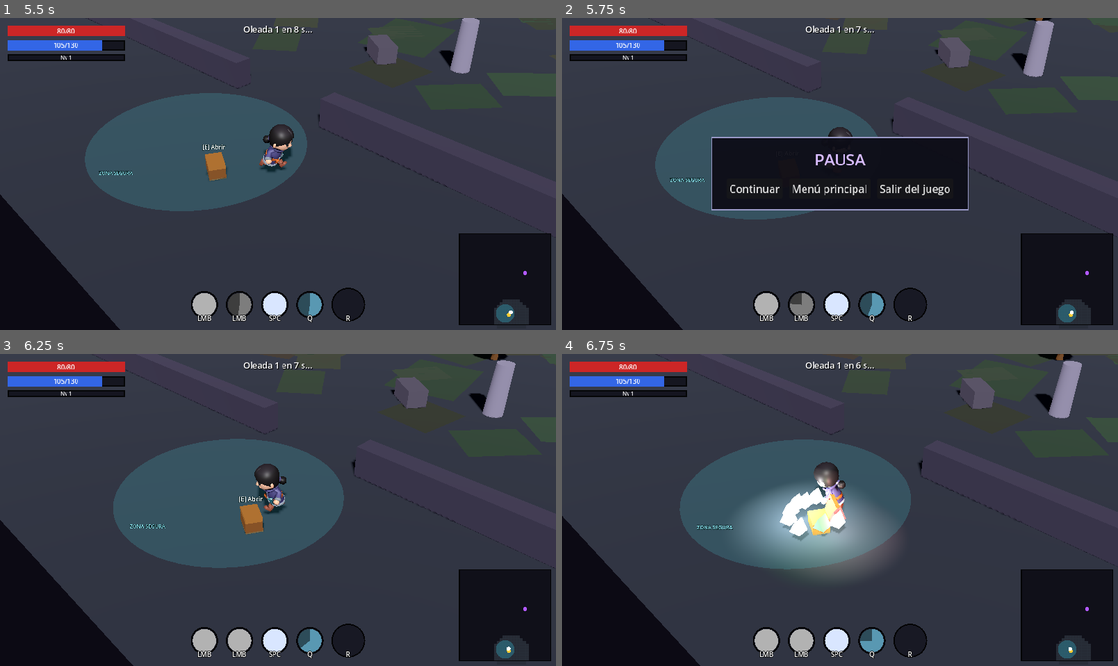
Above: before the commit, frames 1-4 (two rows, left to right).
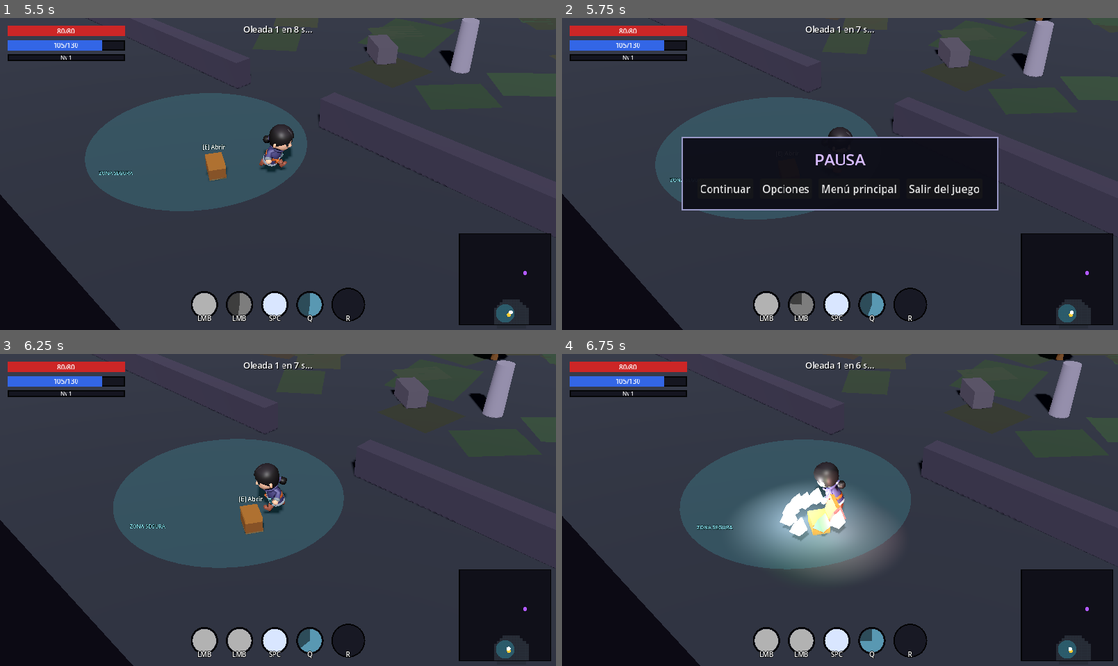
Above: after the commit, the same moments.

Repository: meatxsucks/godot-game
Game: Godot game, scene res://scenes/ui/MainMenu.tscn
The game is run twice, just before and just after one commit, with the same random seed, the same clock (stepped at 60 frames per second) and the same inputs.
Inputs (mouse positions are in pixels of both pictures, inside the frame that each line leads up to):
- Up to frame 1 (5.5 s): click "Comenzar" at 0.5 s; move the mouse to (400, 158) at 1.27 s; hold D (move_right) 1.28-2 s; tap Space (ability_dash) at 1.35 s; click "Elegir" at 2 s; move the mouse to (166, 189) at 2.77 s; hold S (move_down) 2.78-3.53 s; tap Q (ability_nova) at 2.85 s; move the mouse to (333, 105) at 3.52 s; hold D (move_right) 3.53-4.28 s; tap R (ability_super) at 3.6 s; move the mouse to (250, 236) at 4.27 s; hold W (move_up) 4.28-5.03 s; click (250, 236) at 4.35 s; move the mouse to (444, 220) at 5.02 s; hold A (move_left) from 5.03 s (still down); right-click (444, 220) at 5.1 s
- Up to frame 2 (5.75 s): keep holding A (move_left); tap Escape (ui_cancel) at 5.65 s
- Up to frame 3 (6.25 s): release A (move_left) at 5.75 s; click "Continuar" at 5.75 s
- Up to frame 4 (6.75 s): move the mouse to (673, 463) at 6.52 s; hold A (move_left) from 6.53 s (still down); tap E (interact) at 6.6 s

Frame 1 is identical in both runs. In frame 2, 3.3% of the frame differs, in the area x 21-79%, y 38-62%; in frame 3, 0.1%; in frame 4, nothing differs.

Commit message:
Sistema de guardado + menú de Opciones (E0.2, E0.3)
SaveService (autoload nuevo): serializa a JSON en user://save.json la
clase, nivel, XP, base_stats completo (los bonos de level-up se
acumulan ahí y no son función pura del nivel), vida/maná, skills,
equipo e inventario. gold/world quedan como placeholders hasta E5/E4.
LootItem.to_save_dict()/from_save_dict() serializan ítems por
referencia a id, resueltos contra LootDB al cargar. player_controller
gana save_game()/load_game() como wrapper fino que refresca la UI.

SaveService también persiste settings de app aparte (user://settings.json):
volumen (bus Master), resolución de ventana y pantalla completa, aplicados
solos al boot. Nuevo botón "Opciones" en el menú de pausa (HUD.tscn) con
slider/dropdown/checkbox que aplican en vivo y persisten al cambiar.

Nuevo smoke tests/SaveSmoke.tscn (round-trip completo). Validación: sin
errores de parseo, runtime de Arena OK, los 4 smokes en verde.

Diff:
--- a/project.godot
+++ b/project.godot
@@ -23,6 +23,7 @@
 LootDB="*res://scripts/loot/loot_database.gd"
 Loot="*res://scripts/loot/loot_generator.gd"
 SceneManager="*res://scripts/core/scene_manager.gd"
+SaveService="*res://scripts/core/save_service.gd"
 
 [display]
 
--- a/scenes/ui/HUD.tscn
+++ b/scenes/ui/HUD.tscn
@@ -275,6 +275,11 @@
 layout_mode = 2
 text = "Continuar"
 
+[node name="BtnPauseOptions" type="Button" parent="Root/Pause/Panel/VBox/Buttons"]
+unique_name_in_owner = true
+layout_mode = 2
+text = "Opciones"
+
 [node name="BtnPauseMenu" type="Button" parent="Root/Pause/Panel/VBox/Buttons"]
 unique_name_in_owner = true
 layout_mode = 2
@@ -284,6 +289,89 @@
 unique_name_in_owner = true
 layout_mode = 2
 text = "Salir del juego"
+
+[node name="Options" type="CenterContainer" parent="Root"]
+unique_name_in_owner = true
+visible = false
+layout_mode = 1
+anchors_preset = 15
+anchor_right = 1.0
+anchor_bottom = 1.0
+
+[node name="Panel" type="PanelContainer" parent="Root/Options"]
+layout_mode = 2
+theme_override_styles/panel = SubResource("StyleBoxFlat_pause")
+
+[node name="VBox" type="VBoxContainer" parent="Root/Options/Panel"]
+layout_mode = 2
+theme_override_constants/separation = 12
+
+[node name="Title" type="Label" parent="Root/Options/Panel/VBox"]
+layout_mode = 2
+theme_override_colors/font_color = Color(0.85, 0.74, 1, 1)
+theme_override_font_sizes/font_size = 24
+text = "OPCIONES"
+horizontal_alignment = 1
+
+[node name="VolumeRow" type="HBoxContainer" parent="Root/Options/Panel/VBox"]
+layout_mode = 2
+theme_override_constants/separation = 10
+
+[node name="Label" type="Label" parent="Root/Options/Panel/VBox/VolumeRow"]
+layout_mode = 2
+custom_minimum_size = Vector2(110, 0)
+text = "Volumen"
+
+[node name="VolumeSlider" type="HSlider" parent="Root/Options/Panel/VBox/VolumeRow"]
+unique_name_in_owner = true
+custom_minimum_size = Vector2(160, 0)
+layout_mode = 2
+max_value = 1.0
+step = 0.05
+value = 1.0
+
+[node name="VolumeLabel" type="Label" parent="Root/Options/Panel/VBox/VolumeRow"]
+unique_name_in_owner = true
+custom_minimum_size = Vector2(40, 0)
+layout_mode = 2
+text = "100%"
+
+[node name="ResolutionRow" type="HBoxContainer" parent="Root/Options/Panel/VBox"]
+layout_mode = 2
+theme_override_constants/separation = 10
+
+[node name="Label" type="Label" parent="Root/Options/Panel/VBox/ResolutionRow"]
+layout_mode = 2
+custom_minimum_size = Vector2(110, 0)
+text = "Resolución"
+
+[node name="ResolutionOption" type="OptionButton" parent="Root/Options/Panel/VBox/ResolutionRow"]
+unique_name_in_owner = true
+custom_minimum_size = Vector2(160, 0)
+layout_mode = 2
+
+[node name="FullscreenRow" type="HBoxContainer" parent="Root/Options/Panel/VBox"]
+layout_mode = 2
+theme_override_constants/separation = 10
+
+[node name="Label" type="Label" parent="Root/Options/Panel/VBox/FullscreenRow"]
+layout_mode = 2
+custom_minimum_size = Vector2(110, 0)
+text = "Pantalla completa"
+
+[node name="FullscreenCheck" type="CheckButton" parent="Root/Options/Panel/VBox/FullscreenRow"]
+unique_name_in_owner = true
+layout_mode = 2
+
+[node name="Buttons" type="HBoxContainer" parent="Root/Options/Panel/VBox"]
+layout_mode = 2
+theme_override_constants/separation = 10
+alignment = 1
+
+[node name="BtnOptionsBack" type="Button" parent="Root/Options/Panel/VBox/Buttons"]
+unique_name_in_owner = true
+layout_mode = 2
+text = "Volver"
 
 [node name="GameOver" type="CenterContainer" parent="Root"]
 unique_name_in_owner = true
--- /dev/null
+++ b/scripts/core/save_service.gd
@@ -0,0 +1,190 @@
+## Sistema de guardado (autoload "SaveService"). Serializa el estado del
+## personaje a JSON en `user://`. `gold` y `world` quedan como placeholders
+## en el archivo hasta que existan esos sistemas (TODO E5, E4) — no se
+## pierden datos futuros, el formato ya tiene el campo reservado.
+extends Node
+
+const SAVE_PATH := "user://save.json"
+const SAVE_VERSION := 1
+
+## Settings de la app (volumen/resolución/pantalla completa): NO son parte
+## del personaje, viven en su propio archivo y se aplican al boot.
+const SETTINGS_PATH := "user://settings.json"
+const RESOLUTIONS: Array[Vector2i] = [
+	Vector2i(854, 480),
+	Vector2i(1280, 720),
+	Vector2i(1600, 900),
+	Vector2i(1920, 1080),
+]
+const DEFAULT_SETTINGS := {
+	"master_volume": 1.0, # lineal 0..1
+	"resolution": Vector2i(854, 480),
+	"fullscreen": false,
+}
+
+func _ready() -> void:
+	apply_settings(load_settings())
+
+func has_save() -> bool:
+	return FileAccess.file_exists(SAVE_PATH)
+
+func delete_save() -> void:
+	if has_save():
+		DirAccess.remove_absolute(SAVE_PATH)
+
+## Guarda clase, nivel, XP, skills, equipo e inventario del personaje activo.
+func save_game(stats: PlayerStats, inventory: Array[LootItem]) -> void:
+	var data := {
+		"version": SAVE_VERSION,
+		"class": String(Game.selected_class),
+		"level": stats.level,
+		"xp": stats.xp,
+		"health": stats.health,
+		"mana": stats.mana,
+		# `base_stats` no es función pura de `level`: acumula los bonos de cada
+		# level-up (`_apply_level_up` en player_stats.gd) más los overrides de
+		# clase. Se guarda tal cual para no duplicar esa fórmula acá.
+		"base_stats": _str_keys(stats.base_stats),
+		"skills": {
+			"levels": _str_keys(stats.skills.levels),
+			"xp": _str_keys(stats.skills.xp),
+		},
+		"equipment": _save_equipment(stats.equipment),
+		"inventory": inventory.map(func(item: LootItem) -> Dictionary: return item.to_save_dict()),
+		"gold": 0,   # TODO E5: economía aún no existe.
+		"world": {}, # TODO E4: progreso de mundo/zonas aún no existe.
+	}
+	var file := FileAccess.open(SAVE_PATH, FileAccess.WRITE)
+	if file == null:
+		push_error("[SaveService] no se pudo abrir %s para escribir" % SAVE_PATH)
+		return
+	file.store_string(JSON.stringify(data, "\t"))
+	file.close()
+
+## Carga el save sobre `stats`/`inventory` ya existentes (los reemplaza).
+## false si no hay save o está corrupto — en ese caso no toca nada.
+func load_game(stats: PlayerStats, inventory: Array[LootItem]) -> bool:
+	var data := _read_save()
+	if data.is_empty():
+		return false
+
+	Game.selected_class = StringName(data.get("class", "mage"))
+	stats.level = int(data.get("level", 1))
+	stats.xp = float(data.get("xp", 0.0))
+
+	var base_stats_data: Dictionary = data.get("base_stats", {})
+	if not base_stats_data.is_empty():
+		var restored_base := {}
+		for k in base_stats_data:
+			restored_base[StringName(k)] = float(base_stats_data[k])
+		stats.base_stats = restored_base
+
+	var skills_data: Dictionary = data.get("skills", {})
+	var levels_data: Dictionary = skills_data.get("levels", {})
+	var xp_data: Dictionary = skills_data.get("xp", {})
+	for skill in stats.skills.levels.keys():
+		var key := String(skill)
+		if levels_data.has(key):
+			stats.skills.levels[skill] = int(levels_data[key])
+		if xp_data.has(key):
+			stats.skills.xp[skill] = float(xp_data[key])
+
+	stats.equipment.clear()
+	var equipment_data: Dictionary = data.get("equipment", {})
+	for slot in equipment_data.keys():
+		var item := LootItem.from_save_dict(equipment_data[slot])
+		if item:
+			stats.equipment[StringName(slot)] = item
+
+	inventory.clear()
+	for item_dict: Dictionary in data.get("inventory", []):
+		var item := LootItem.from_save_dict(item_dict)
+		if item:
+			inventory.append(item)
+
+	stats.recompute()
+	stats.health = minf(float(data.get("health", stats.get_stat(&"max_health"))), stats.get_stat(&"max_health"))
+	stats.mana = minf(float(data.get("mana", stats.get_stat(&"max_mana"))), stats.get_stat(&"max_mana"))
+	return true
+
+func _read_save() -> Dictionary:
+	if not has_save():
+		return {}
+	var file := FileAccess.open(SAVE_PATH, FileAccess.READ)
+	if file == null:
+		return {}
+	var text := file.get_as_text()
+	file.close()
+	var parsed = JSON.parse_string(text)
+	return parsed if typeof(parsed) == TYPE_DICTIONARY else {}
+
+func _str_keys(d: Dictionary) -> Dictionary:
+	var out := {}
+	for k in d:
+		out[String(k)] = d[k]
+	return out
+
+func _save_equipment(equipment: Dictionary) -> Dictionary:
+	var out := {}
+	for slot in equipment:
+		var item: LootItem = equipment[slot]
+		if item:
+			out[String(slot)] = item.to_save_dict()
+	return out
+
+# --- Settings (volumen / resolución / pantalla completa) --------------------
+
+func has_settings() -> bool:
+	return FileAccess.file_exists(SETTINGS_PATH)
+
+## Devuelve los settings guardados, o `DEFAULT_SETTINGS` si no hay archivo
+## o está corrupto. Siempre trae las 3 claves (nunca faltan por save viejo).
+func load_settings() -> Dictionary:
+	var settings: Dictionary = DEFAULT_SETTINGS.duplicate()
+	if not has_settings():
+		return settings
+	var file := FileAccess.open(SETTINGS_PATH, FileAccess.READ)
+	if file == null:
+		return settings
+	var text := file.get_as_text()
+	file.close()
+	var parsed = JSON.parse_string(text)
+	if typeof(parsed) != TYPE_DICTIONARY:
+		return settings
+	var data: Dictionary = parsed
+	settings["master_volume"] = clampf(float(data.get("master_volume", settings["master_volume"])), 0.0, 1.0)
+	settings["fullscreen"] = bool(data.get("fullscreen", settings["fullscreen"]))
+	var res: Array = data.get("resolution", [])
+	if res.size() == 2:
+		settings["resolution"] = Vector2i(int(res[0]), int(res[1]))
+	return settings
+
+func save_settings(settings: Dictionary) -> void:
+	var resolution: Vector2i = settings.get("resolution", DEFAULT_SETTINGS["resolution"])
+	var data := {
+		"master_volume": float(settings.get("master_volume", DEFAULT_SETTINGS["master_volume"])),
+		"resolution": [resolution.x, resolution.y],
+		"fullscreen": bool(settings.get("fullscreen", DEFAULT_SETTINGS["fullscreen"])),
+	}
+	var file := FileAccess.open(SETTINGS_PATH, FileAccess.WRITE)
+	if file == null:
+		push_error("[SaveService] no se pudo abrir %s para escribir" % SETTINGS_PATH)
+		return
+	file.store_string(JSON.stringify(data, "\t"))
+	file.close()
+
+## Aplica settings al motor (bus Master + ventana). Se llama al boot
+## (con lo último guardado) y en vivo cada vez que cambian en el menú.
+func apply_settings(settings: Dictionary) -> void:
+	var master_idx := AudioServer.get_bus_index("Master")
+	if master_idx >= 0:
+		var volume: float = clampf(settings.get("master_volume", 1.0), 0.0, 1.0)
+		AudioServer.set_bus_mute(master_idx, volume <= 0.0001)
+		if volume > 0.0001:
+			AudioServer.set_bus_volume_db(master_idx, linear_to_db(volume))
+
+	if settings.get("fullscreen", false):
+		DisplayServer.window_set_mode(DisplayServer.WINDOW_MODE_FULLSCREEN)
+	else:
+		DisplayServer.window_set_mode(DisplayServer.WINDOW_MODE_WINDOWED)
+		DisplayServer.window_set_size(settings.get("resolution", DEFAULT_SETTINGS["resolution"]))
--- a/scripts/loot/loot_item.gd
+++ b/scripts/loot/loot_item.gd
@@ -75,3 +75,63 @@
 	if absf(v - roundf(v)) < 0.001:
 		return str(int(roundf(v)))
 	return "%.1f" % v
+
+# --- Guardado (SaveService) ------------------------------------------------
+
+## Serializa el ítem a un Dictionary JSON-friendly (solo tipos primitivos:
+## String/int/float/Array/Dictionary). Referencia la base/afijos/legendario
+## por id — se resuelven contra `LootDB` al cargar, no se duplica su data.
+func to_save_dict() -> Dictionary:
+	var affix_list := []
+	for inst: AffixInstance in affixes:
+		affix_list.append({"id": String(inst.source.id), "value": inst.value})
+	return {
+		"base_id": String(base.id) if base else "",
+		"rarity": rarity,
+		"item_level": item_level,
+		"display_name": display_name,
+		"affixes": affix_list,
+		"legendary_id": String(legendary.id) if legendary else "",
+	}
+
+## Reconstruye un LootItem desde `to_save_dict()`, resolviendo base/afijos/
+## legendario contra el contenido actual de `LootDB`. Devuelve null si la
+## base ya no existe (ej. se borró del pool entre versiones del juego).
+static func from_save_dict(d: Dictionary) -> LootItem:
+	var base_id := StringName(d.get("base_id", ""))
+	var base_res: ItemBase = null
+	for b: ItemBase in LootDB.item_bases:
+		if b.id == base_id:
+			base_res = b
+			break
+	if base_res == null:
+		for pb: ItemBase in LootDB.potion_bases.values():
+			if pb.id == base_id:
+				base_res = pb
+				break
+	if base_res == null:
+		push_warning("[LootItem] base desconocida al cargar save: %s" % base_id)
+		return null
+
+	var item := LootItem.new()
+	item.base = base_res
+	item.rarity = int(d.get("rarity", Rarity.Tier.COMMON))
+	item.item_level = int(d.get("item_level", 1))
+	item.display_name = String(d.get("display_name", base_res.name))
+
+	for affix_data: Dictionary in d.get("affixes", []):
+		var affix_id := StringName(affix_data.get("id", ""))
+		for a: Affix in LootDB.affixes:
+			if a.id == affix_id:
+				item.affixes.append(AffixInstance.new(a, float(affix_data.get("value", 0.0))))
+				break
+
+	var legendary_id := StringName(d.get("legendary_id", ""))
+	if legendary_id != &"":
+		for l: LegendaryPower in LootDB.legendaries:
+			if l.id == legendary_id:
+				item.legendary = l
+				break
+
+	item.recompute_stats()
+	return item
--- a/scripts/player/player_controller.gd
+++ b/scripts/player/player_controller.gd
@@ -591,3 +591,23 @@
 func _emit_resource_signals() -> void:
 	health_changed.emit(stats.health, stats.get_stat(&"max_health"))
 	mana_changed.emit(stats.mana, stats.get_stat(&"max_mana"))
+
+# --- Guardado (SaveService) --------------------------------------------------
+
+## Guarda el estado actual del personaje (clase, nivel, XP, skills, equipo,
+## inventario) a disco.
+func save_game() -> void:
+	SaveService.save_game(stats, inventory)
+
+## Carga el save sobre este player y refresca toda la UI conectada por señal.
+## false si no había save (no cambia nada en ese caso).
+func load_game() -> bool:
+	if not SaveService.load_game(stats, inventory):
+		return false
+	_refresh_weapon_skills()
+	_emit_resource_signals()
+	stats_changed.emit()
+	inventory_changed.emit()
+	skills_changed.emit()
+	xp_changed.emit(stats.xp, stats.xp_needed(), stats.level)
+	return true
--- a/scripts/ui/hud.gd
+++ b/scripts/ui/hud.gd
@@ -20,8 +20,15 @@
 @onready var btn_victory_menu: Button = %BtnVictoryMenu
 @onready var pause_panel: CenterContainer = %Pause
 @onready var btn_resume: Button = %BtnResume
+@onready var btn_pause_options: Button = %BtnPauseOptions
 @onready var btn_pause_menu: Button = %BtnPauseMenu
 @onready var btn_pause_quit: Button = %BtnPauseQuit
+@onready var options_panel: CenterContainer = %Options
+@onready var volume_slider: HSlider = %VolumeSlider
+@onready var volume_label: Label = %VolumeLabel
+@onready var resolution_option: OptionButton = %ResolutionOption
+@onready var fullscreen_check: CheckButton = %FullscreenCheck
+@onready var btn_options_back: Button = %BtnOptionsBack
 
 var player: Node = null
 var wave_manager: Node = null
@@ -41,6 +48,12 @@
 	btn_resume.pressed.connect(_toggle_pause)
 	btn_pause_menu.pressed.connect(_on_menu_pressed)
 	btn_pause_quit.pressed.connect(_on_pause_quit_pressed)
+	btn_pause_options.pressed.connect(_on_options_pressed)
+	btn_options_back.pressed.connect(_on_options_back_pressed)
+	volume_slider.value_changed.connect(_on_volume_changed)
+	resolution_option.item_selected.connect(_on_resolution_selected)
+	fullscreen_check.toggled.connect(_on_fullscreen_toggled)
+	_setup_options_ui()
 
 	player = get_tree().get_first_node_in_group("player")
 	if player == null:
@@ -64,10 +77,13 @@
 
 func _input(event: InputEvent) -> void:
 	if event.is_action_pressed("ui_cancel"):
-		# Con el inventario abierto, ESC lo cierra primero; si ya terminó la
-		# partida (game over/victoria), esos paneles tienen sus propios botones.
+		# Con el inventario abierto, ESC lo cierra primero; con Opciones abierto,
+		# vuelve a Pausa; si ya terminó la partida (game over/victoria), esos
+		# paneles tienen sus propios botones.
 		if inventory_panel.visible:
 			_toggle_inventory()
+		elif options_panel.visible:
+			_on_options_back_pressed()
 		elif not game_over.visible and not victory.visible:
 			_toggle_pause()
 		return
@@ -78,11 +94,57 @@
 ## seguir recibiendo input y poder des-pausar.
 func _toggle_pause() -> void:
 	pause_panel.visible = not pause_panel.visible
+	if not pause_panel.visible:
+		options_panel.visible = false
 	get_tree().paused = pause_panel.visible
 
 func _on_pause_quit_pressed() -> void:
 	get_tree().paused = false
 	get_tree().quit()
+
+# --- Opciones (E0.3) --------------------------------------------------------
+# Volumen/resolución/pantalla completa se aplican en vivo y persisten en
+# cada cambio vía SaveService — sin botón "Guardar" separado.
+
+func _setup_options_ui() -> void:
+	for res in SaveService.RESOLUTIONS:
+		resolution_option.add_item("%d×%d" % [res.x, res.y])
+	var settings := SaveService.load_settings()
+	volume_slider.value = settings["master_volume"]
+	_update_volume_label(settings["master_volume"])
+	fullscreen_check.button_pressed = settings["fullscreen"]
+	var res_idx := SaveService.RESOLUTIONS.find(settings["resolution"])
+	resolution_option.selected = maxi(res_idx, 0)
+
+func _on_options_pressed() -> void:
+	pause_panel.visible = false
+	options_panel.visible = true
+
+func _on_options_back_pressed() -> void:
+	options_panel.visible = false
+	pause_panel.visible = true
+
+func _on_volume_changed(value: float) -> void:
+	_update_volume_label(value)
+	_persist_settings()
+
+func _update_volume_label(value: float) -> void:
+	volume_label.text = "%d%%" % roundi(value * 100.0)
+
+func _on_resolution_selected(_index: int) -> void:
+	_persist_settings()
+
+func _on_fullscreen_toggled(_pressed: bool) -> void:
+	_persist_settings()
+
+func _persist_settings() -> void:
+	var settings := {
+		"master_volume": volume_slider.value,
+		"resolution": SaveService.RESOLUTIONS[resolution_option.selected],
+		"fullscreen": fullscreen_check.button_pressed,
+	}
+	SaveService.save_settings(settings)
+	SaveService.apply_settings(settings)
 
 ## Abre/cierra el inventario. Mientras está abierto, el player no castea
 ## (así el click en las casillas no dispara la Bola de Fuego) y la cámara
--- /dev/null
+++ b/tests/SaveSmoke.tscn
@@ -0,0 +1,6 @@
+[gd_scene load_steps=2 format=3 uid="uid://ctestsmoke002"]
+
+[ext_resource type="Script" path="res://tests/save_smoke.gd" id="1_smoke"]
+
+[node name="SaveSmoke" type="Node"]
+script = ExtResource("1_smoke")
--- /dev/null
+++ b/tests/save_smoke.gd
@@ -0,0 +1,56 @@
+## Smoke test de SaveService: guardar y cargar reproduce clase, nivel, xp,
+## skills, equipo (con afijos/legendario) e inventario (se corre headless).
+extends Node
+
+func _ready() -> void:
+	Game.selected_class = &"warrior"
+	var stats := PlayerStats.new()
+	stats.add_xp(500.0)
+	stats.skills.add_xp(&"melee", 50.0)
+
+	# Rareza forzada para garantizar afijos/legendario y probar el round-trip completo.
+	var weapon := Loot.generate_random_item(3, &"sword", Rarity.Tier.RARE)
+	var displaced := stats.equip(weapon)
+	assert(displaced.is_empty(), "arma entra en slot vacío")
+
+	var inventory: Array[LootItem] = []
+	inventory.append(Loot.generate_random_item(4, &"orb", Rarity.Tier.LEGENDARY))
+	inventory.append(Loot.make_potion(&"potion_health"))
+
+	var level_before := stats.level
+	var xp_before := stats.xp
+	var melee_level_before := stats.skills.level(&"melee")
+	var health_before := stats.health
+	var weapon_affix_count := weapon.affixes.size()
+	var orb_legendary_id := inventory[0].legendary.id
+
+	SaveService.save_game(stats, inventory)
+	assert(SaveService.has_save(), "el archivo de save existe tras guardar")
+
+	# Estado en blanco (simula reabrir el juego).
+	Game.selected_class = &"mage"
+	var loaded_stats := PlayerStats.new()
+	var loaded_inventory: Array[LootItem] = []
+	assert(SaveService.load_game(loaded_stats, loaded_inventory), "load_game devuelve true con save existente")
+
+	assert(Game.selected_class == &"warrior", "la clase guardada se restaura")
+	assert(loaded_stats.level == level_before, "el nivel se restaura")
+	assert(absf(loaded_stats.xp - xp_before) < 0.01, "la xp se restaura")
+	assert(loaded_stats.skills.level(&"melee") == melee_level_before, "el skill de melee se restaura")
+	assert(absf(loaded_stats.health - health_before) < 0.01, "la vida se restaura")
+	assert(loaded_inventory.size() == 2, "el inventario se restaura completo")
+
+	var loaded_weapon: LootItem = loaded_stats.equipment.get(&"weapon", null)
+	assert(loaded_weapon != null, "el arma equipada se restaura")
+	assert(loaded_weapon.base.id == weapon.base.id, "el arma restaurada es la misma base")
+	assert(loaded_weapon.affixes.size() == weapon_affix_count, "los afijos del arma se restauran")
+
+	assert(loaded_inventory[0].legendary != null, "el legendario del inventario se restaura")
+	assert(loaded_inventory[0].legendary.id == orb_legendary_id, "el legendario restaurado es el mismo")
+	assert(loaded_inventory[1].base.id == &"potion_health", "la poción del inventario se restaura")
+
+	SaveService.delete_save()
+	assert(not SaveService.has_save(), "delete_save limpia el archivo")
+
+	print("SAVE SMOKE OK")
+	get_tree().quit(0)
Not shown, added: scripts/core/save_service.gd.uid
Not shown, added: tests/save_smoke.gd.uid
